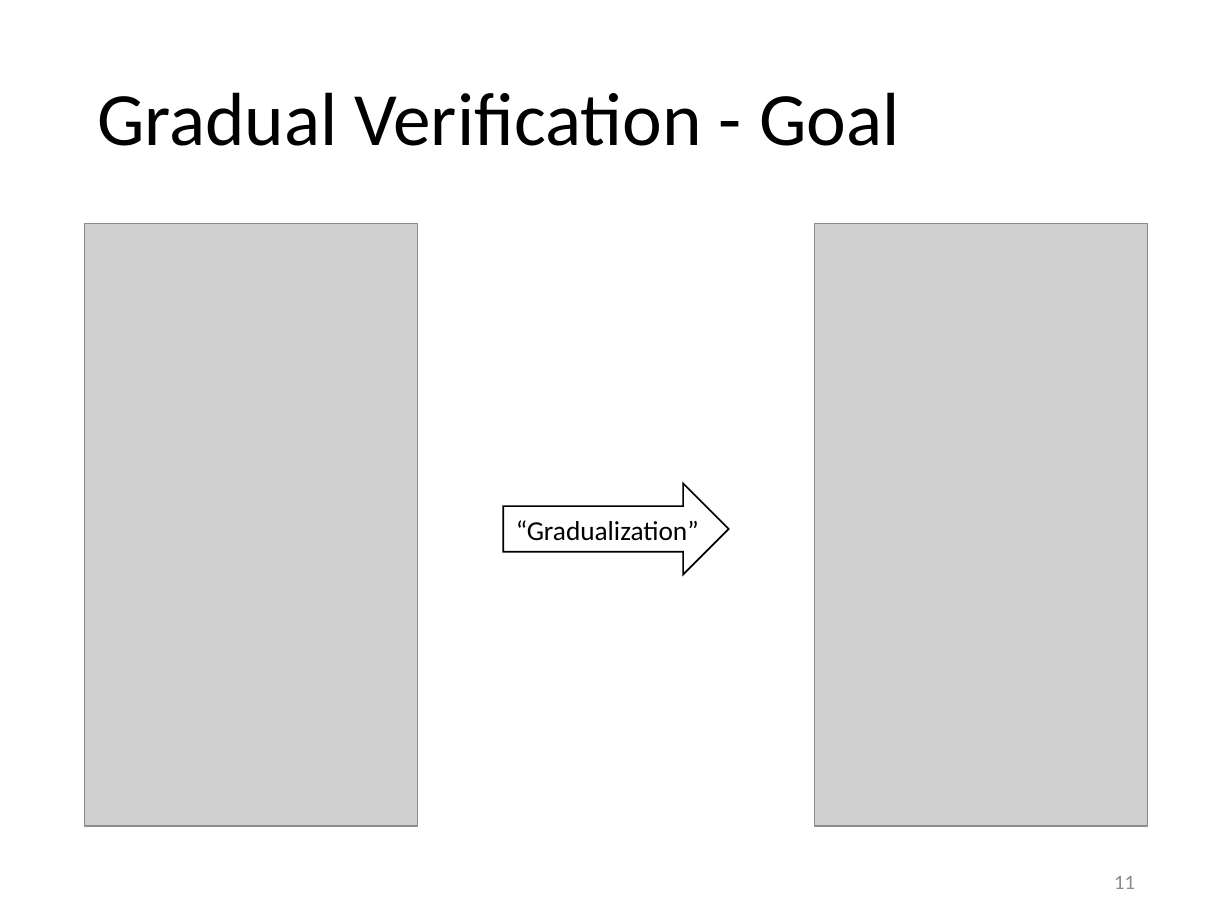
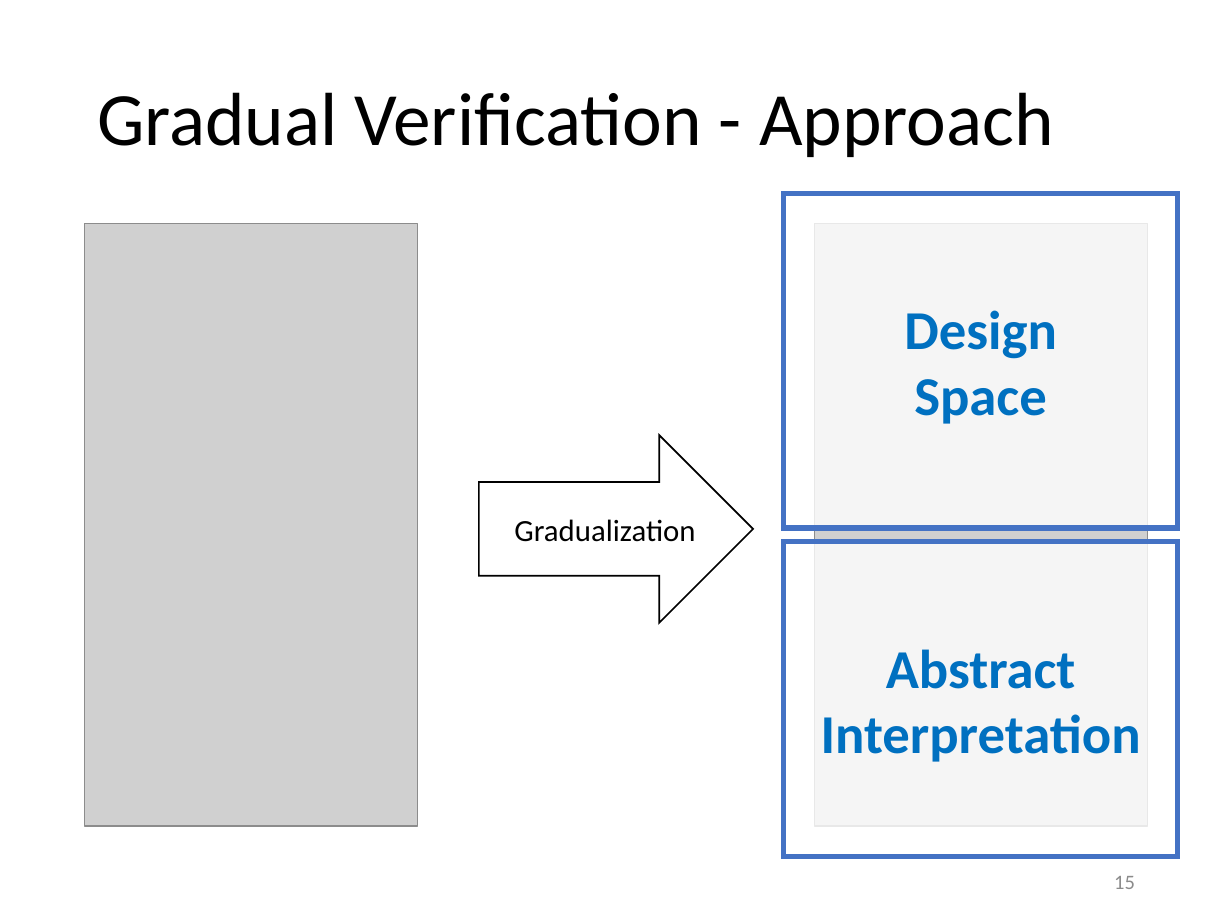
Before and after one commit to olydis/GradVerThesis, a slide deck: slide 15 of presentation/PLunch.pptx (slide 11 before the commit). Drawn at 1232x924 pixels with LibreOffice and Linux fonts; fonts in the diff are those of the drawing; grey boxes stand for pictures. Boxes give left, top, right and bottom in pixels: in the first picture for what was removed or moved away, otherwise in the second. Text is boxed around its words. In the diff, an @@ line names an element or a change of style, - is before the commit and + after.

```diff
--- a/presentation/PLunch.pptx
+++ b/presentation/PLunch.pptx
@@ title at <box>97,92,1054,157</box>: text changed @@
-Gradual Verification - Goal
+Gradual Verification - Approach
@@ rectangle added at <box>784,193,1178,529</box>, fill #FFFFFF at 80% opacity, outline #4472C4 3 pt, 32 pt, text #0070C0, bold @@
+Design
+Space
@@ right arrow: place and size @@
-right arrow at <box>503,483,728,574</box>
+right arrow at <box>479,435,754,622</box>
@@ text at <box>514,519,695,542</box>: text changed; size 16 to 18 pt @@
-“Gradualization”
+Gradualization
@@ rectangle added at <box>784,542,1178,857</box>, fill #FFFFFF at 80% opacity, outline #4472C4 3 pt, 32 pt, text #0070C0, bold @@
+Abstract
+Interpretation
@@ page number at <box>1114,876,1135,889</box>: text changed @@
-11
+15
```
Also in this commit, not shown: 4 other slides changed, 5 slides added, 5 other files.
